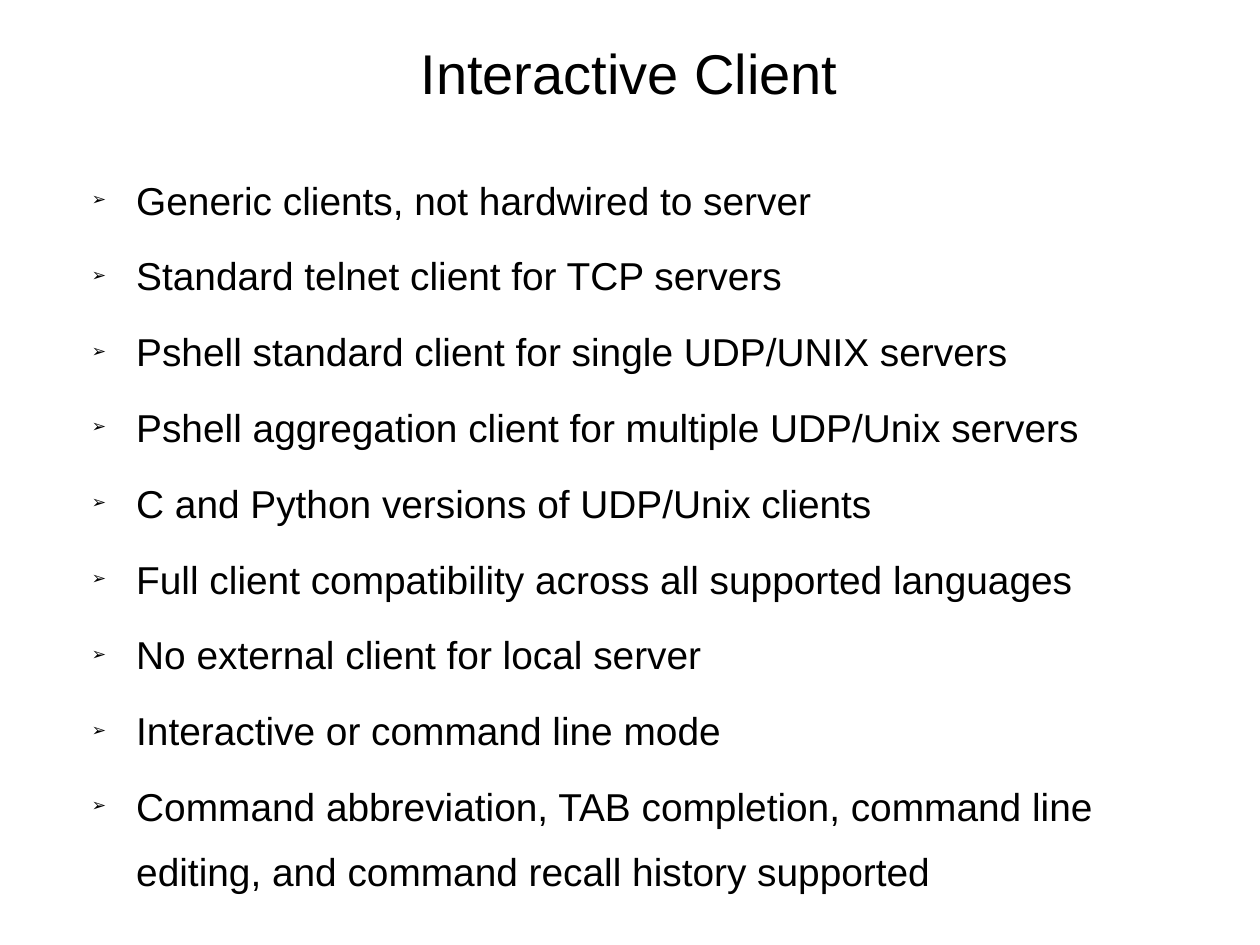
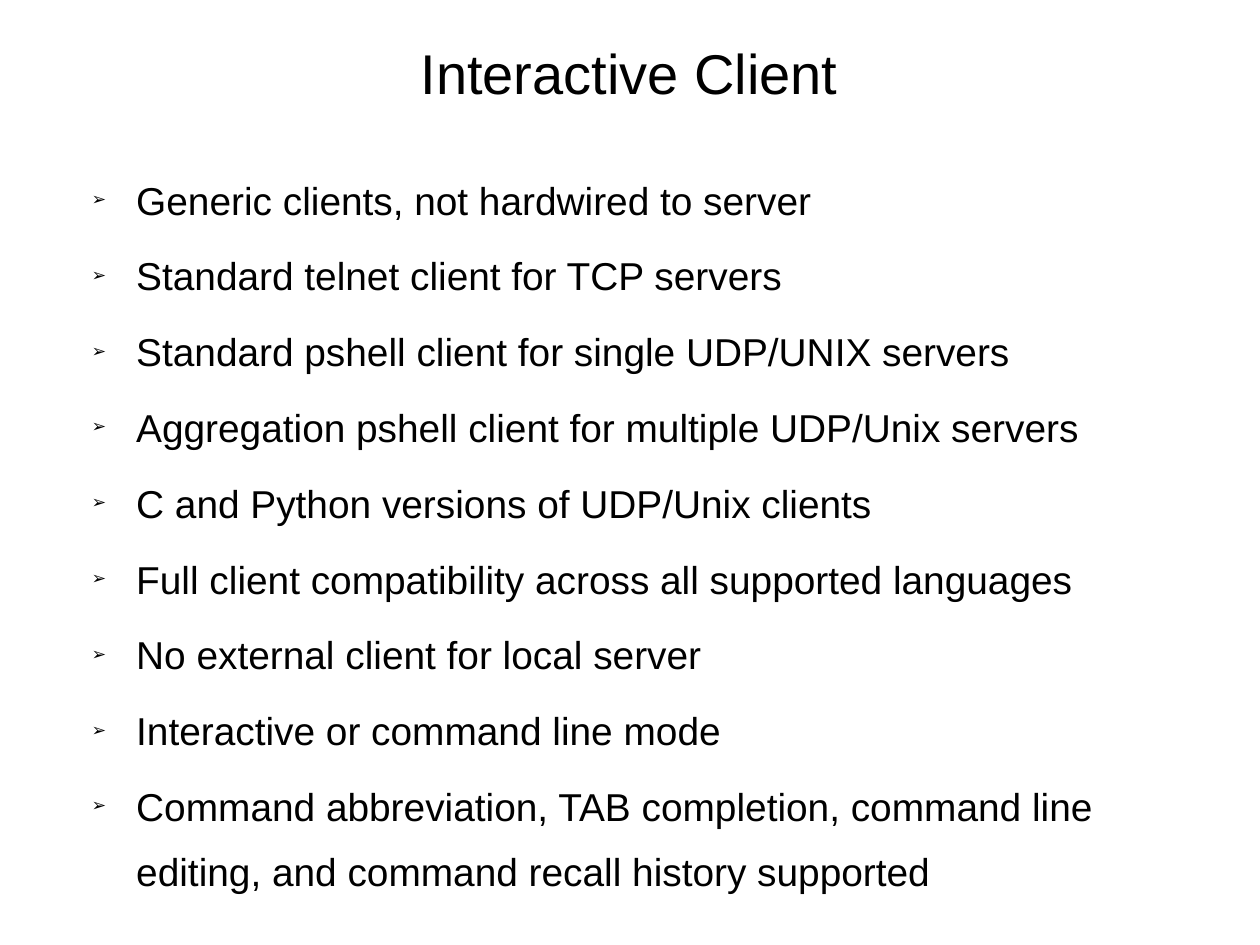
Before and after one commit to RonIovine/pshell, a slide deck: slide 4 of PSHELL-Framework.ppt. Drawn at 1260x945 pixels with LibreOffice and Linux fonts; fonts in the diff are those of the drawing. Boxes give left, top, right and bottom in pixels: in the first picture for what was removed or moved away, otherwise in the second. Text is boxed around its words. In the diff, an @@ line names an element or a change of style, - is before the commit and + after.

```diff
--- a/PSHELL-Framework.ppt
+++ b/PSHELL-Framework.ppt
@@ text at [136,338,1078,449]: text changed @@
-➢ Pshell standard client for single UDP/UNIX servers
-➢ Pshell aggregation client for multiple UDP/Unix servers
+➢ Standard pshell client for single UDP/UNIX servers
+➢ Aggregation pshell client for multiple UDP/Unix servers
```
Also in this commit, not shown: 1 other slide changed.
